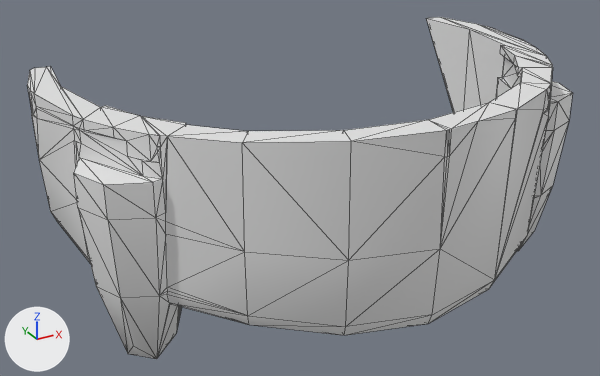
Before and after pictures for a commit that changed the OBJ model characters/meshes/hair_pigtails_cut_main.obj.
Rendered twice from a 50 mm camera at (-0.211, -0.396, 0.166) aimed at (-0.017, -0.042, -0.011). Every picture has the same lights, and +X, +Y and +Z are marked at lower left. The picture after the commit comes second. Mesh edges are drawn as thin lines. Where no turn or scale is listed for an object, it has been applied to the vertices. Vertices at exactly the same position are counted once.

In view in the first picture: 'hair_pigtails_cut_main'.
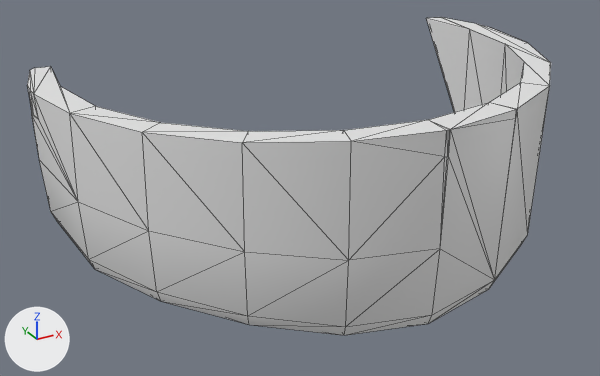
Location of each change, [x1, y1, x2, y2] in pixels of the pictures (600 x 376 px):
```json
{"object": "hair_pigtails_cut_main", "change": "reshaped", "before": [27, 17, 573, 359], "after": [27, 17, 551, 335], "on screen": "7% shorter"}
{"part": 1, "of": "me_hair_pigtails_cut_main", "change": "cut back", "before": [426, 17, 573, 279], "after": [442, 17, 551, 232]}
{"part": 2, "of": "me_hair_pigtails_cut_main", "change": "cut back", "before": [30, 66, 249, 359], "after": [30, 66, 249, 325]}
{"part": 3, "of": "me_hair_pigtails_cut_main", "change": "deleted", "before": [440, 102, 516, 249]}
```

Edits to the scene script, one JSON object a line:
```json
{"block": "me_hair_pigtails_cut_main", "where": "# used by ob_hair_pigtails_cut_main; location = (0.0, 0.0, 0.0)"}
{"op": "remove", "block": "me_hair_pigtails_cut_main", "code": "me_hair_pigtails_cut_main.from_pydata(...)  # 338 vertices, 672 faces; spans x -0.141..0.141, y -0.14..0.039, z -0.07..0.05"}
{"op": "add", "block": "me_hair_pigtails_cut_main", "code": "me_hair_pigtails_cut_main.from_pydata(...)  # 90 vertices, 176 faces; spans x -0.141..0.141, y -0.14..0.039, z -0.05..0.05"}
{"block": "me_hair_pigtails_cut_main", "change": "me_hair_pigtails_cut_main part 1: 137 vertices removed from x 0.075..0.139, y -0.118..0.0, z -0.07..0.05; 10 vertices added at x 0.082..0.14, y -0.113..-0.004, z -0.035..0.05"}
{"block": "me_hair_pigtails_cut_main", "change": "me_hair_pigtails_cut_main part 2: 130 vertices removed from x -0.14..-0.093, y -0.091..0.038, z -0.07..0.05; 10 vertices added at x -0.139..-0.102, y -0.082..0.0, z -0.035..0.05"}
{"block": "me_hair_pigtails_cut_main", "change": "me_hair_pigtails_cut_main part 3: 1 vertex removed from x 0.017, y -0.137, z 0.05"}
```
